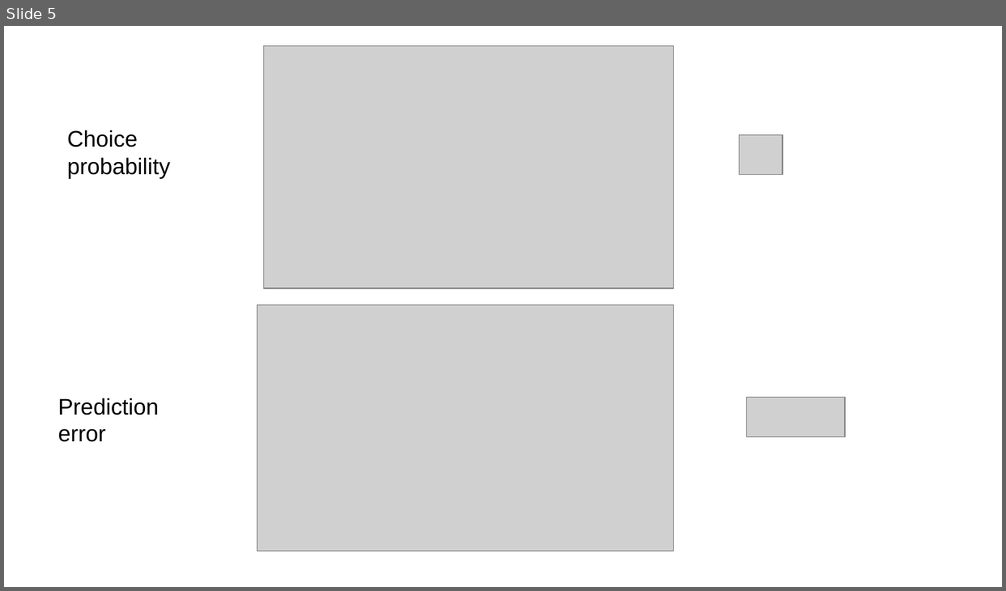
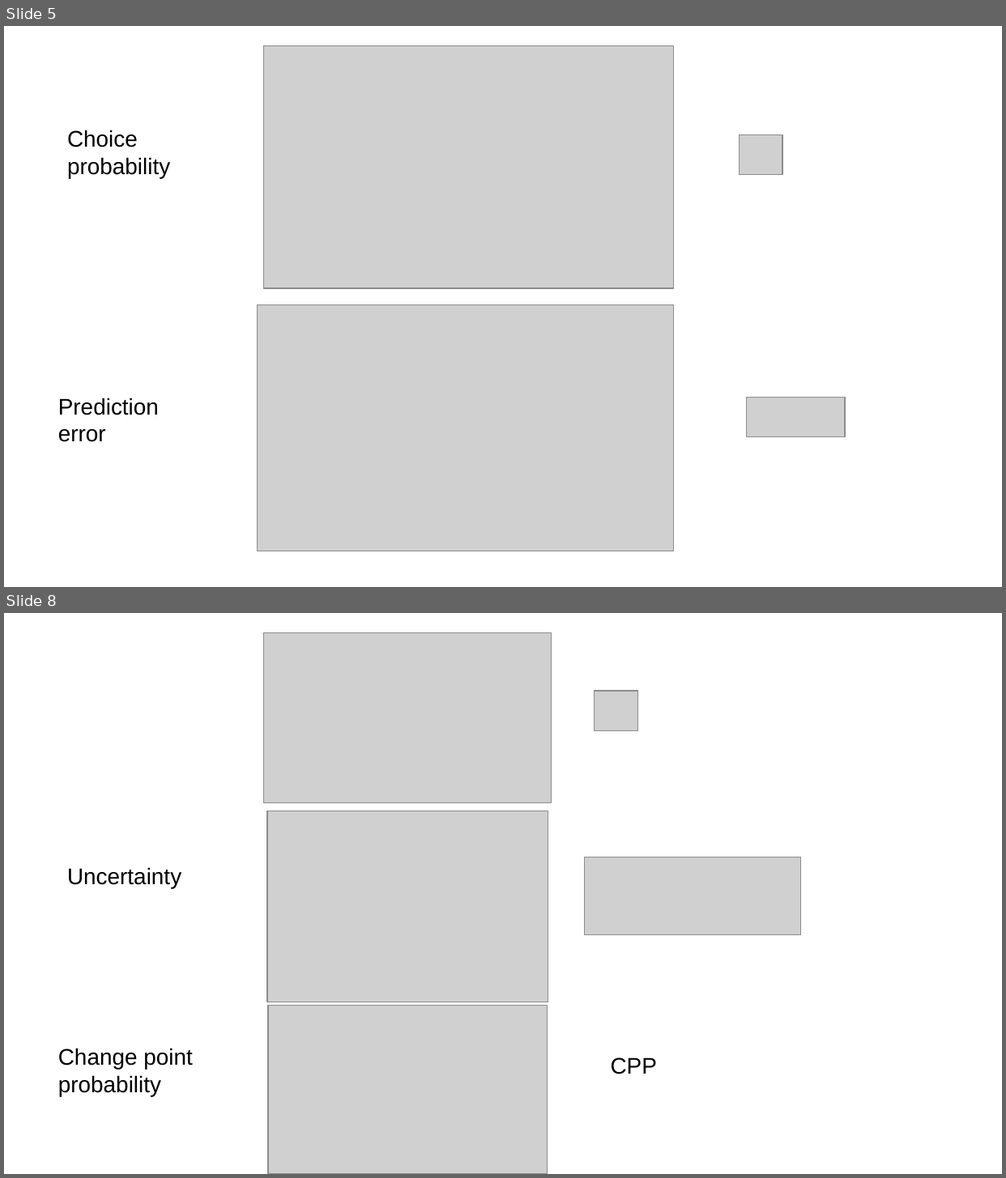
Before and after one commit to FPupillo/PREMCE3, a slide deck: BayesianModel.odp. Shown one above the other, each under a label of ours: slide 5 before the commit, slides 5 and 8 after it; the slides between them are not shown. The pictures are 1006x591 and 1006x1178 pixels, drawn with LibreOffice and Linux fonts; fonts in the diff are those of the drawing; grey boxes stand for pictures. Boxes give left, top, right and bottom in pixels: in the first picture for what was removed or moved away, otherwise in the second. Text is boxed around its words. In the diff, an @@ line names an element or a change of style, - is before the commit and + after.

```diff
--- a/BayesianModel.odp
+++ b/BayesianModel.odp
@@ slide 8 added at (x1=4, y1=613, x2=1002, y2=1174), background #FFFFFF @@
@@ picture added at (x1=264, y1=633, x2=552, y2=803) @@
@@ picture added at (x1=594, y1=691, x2=638, y2=730) @@
@@ picture added at (x1=267, y1=811, x2=548, y2=1003) @@
@@ text added at (x1=67, y1=867, x2=181, y2=888), 18 pt, text #000000 @@
+Uncertainty
@@ picture added at (x1=585, y1=858, x2=801, y2=935) @@
@@ picture added at (x1=268, y1=1006, x2=548, y2=1174) @@
@@ text added at (x1=58, y1=1048, x2=193, y2=1097), 18 pt, text #000000 @@
+Change point probability
@@ text added at (x1=611, y1=1058, x2=657, y2=1075), 18 pt, text #000000 @@
+CPP
```
Also in this commit, not shown: 1 slide changed, 2 other slides added, 3 slides removed, 7 other files.
